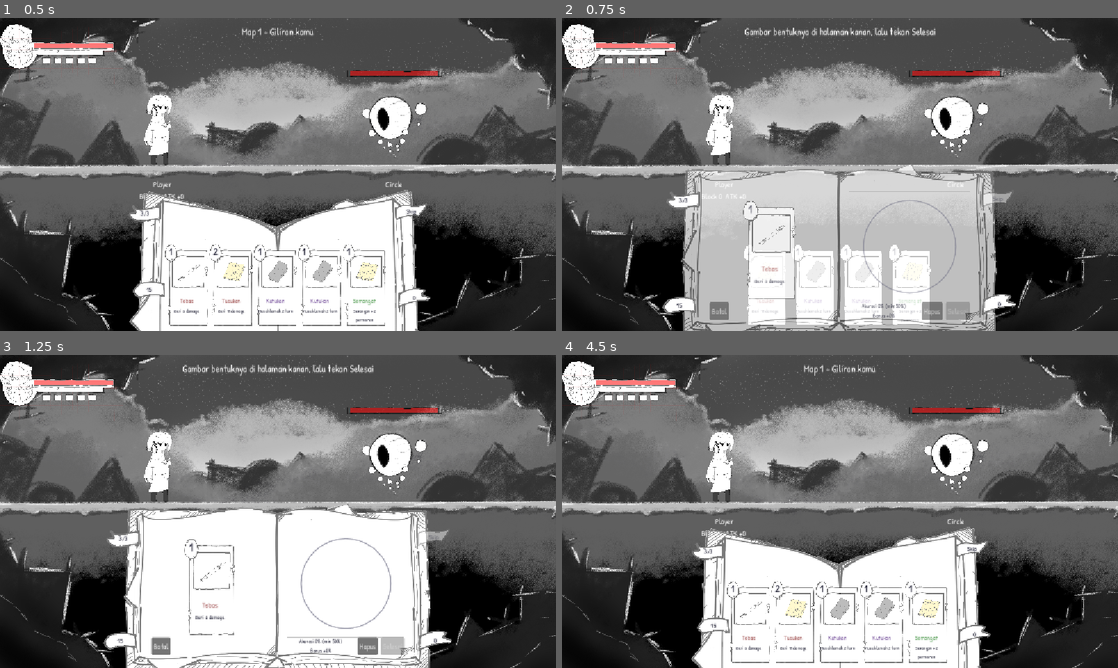
Above: before the commit, frames 1-4 (two rows, left to right).
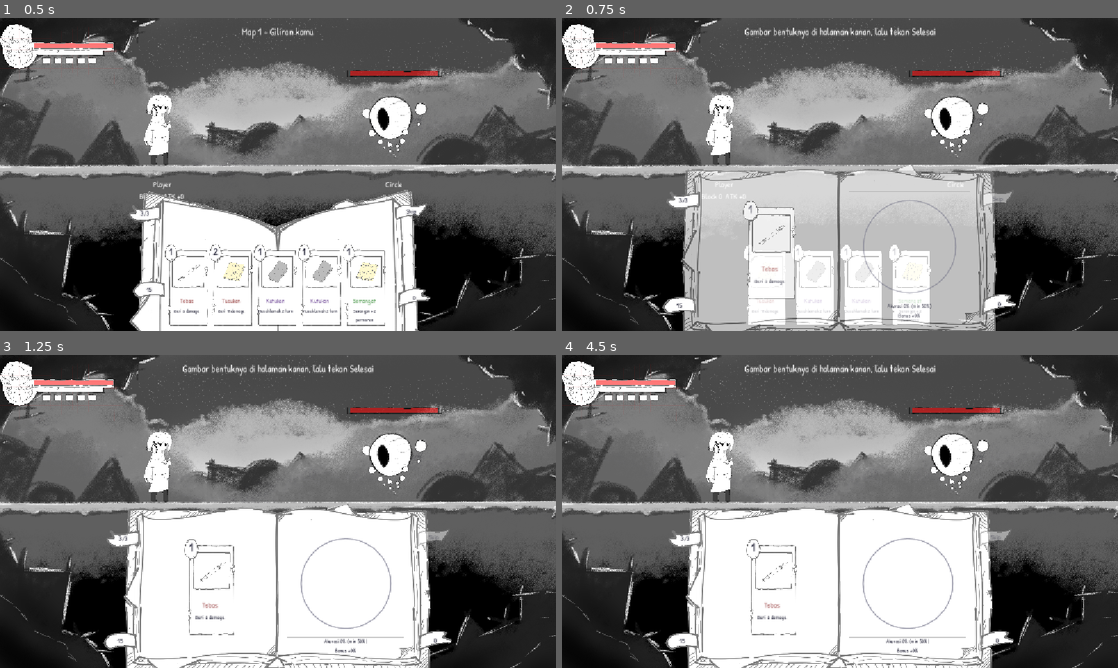
Above: after the commit, the same moments.

Repository: IniKeishaaaa/Fundaventure
Game: Godot game, scene res://battle.tscn
Same seed, same stepped clock (60 frames per second), same inputs: the game is played once before the commit and once after it.
Inputs (mouse positions are in pixels of both pictures, inside the frame that each line leads up to):
- Up to frame 1 (0.5 s): no input
- Up to frame 2 (0.75 s): click (751, 284) at 0.52 s
- Up to frame 3 (1.25 s): no input
- Up to frame 4 (4.5 s): click (767, 621) at 1.27 s; click (812, 621) at 2.02 s; click (862, 621) at 2.77 s; click (912, 621) at 3.52 s; click (723, 646) at 4.25 s, where only the run before the commit has a clickable "Batal"

Frame 1 is identical in both runs. In frame 2, 0.8% of the frame differs, in the area x 26-74%, y 90-97%; in frame 3, 0.8%; in frame 4, 14%, in the area x 18-82%, y 3-100%.

Commit message:
Add files via upload

Diff:
--- a/CardBattle/scripts/Bookui.gd
+++ b/CardBattle/scripts/Bookui.gd
@@ -5,10 +5,10 @@
 # Buku yang selalu ada di layar battle:
 # - Idle            : buku TERTUTUP (Bukuclose.png), di BELAKANG kartu di tangan
 # - Kartu dipilih   : buku TERBUKA (Bukuopen.png). Kiri = kartu yang dipilih, kanan = gambar bentuk
-# - Selesai / Batal : buku menutup lagi
-
-signal confirmed(bonus: float)   # pemain menekan "Selesai". bonus = tambahan damage/block (0.0 - MAX_BONUS)
-signal cancelled                 # pemain menekan "Batal" (kartu kembali ke tangan)
+# - Gambar cukup akurat : kartu otomatis dipakai dan buku menutup lagi
+
+signal confirmed(bonus: float)   # gambar sudah cukup akurat. bonus = tambahan damage/block (0.0 - MAX_BONUS)
+signal cancelled                 # (tidak dipakai lagi, dibiarkan supaya battle.gd tidak error)
 
 signal skip_pressed              # pemain menekan pita 1 (skip turn)
 
@@ -60,8 +60,8 @@
 const GUIDE_COLOR := Color(0.35, 0.35, 0.45, 0.5)
 const LINE_WIDTH := 3.0
 
-# Posisi vertikal baris tombol & label akurasi (persen tinggi buku).
-# Sebelumnya 0.81. Lebih kecil = naik, lebih besar = turun.
+# Posisi vertikal label akurasi (persen tinggi buku).
+# Lebih kecil = naik, lebih besar = turun.
 const BUTTON_ROW_Y := 0.78
 
 # ----- Bonus akurasi -----
@@ -69,21 +69,24 @@
 # Bonus menambah damage kartu ofensif dan block kartu defensif.
 const MAX_BONUS := 0.5        # 0.5 = maksimal +50%
 
+# Jeda (detik) setelah goresan terakhir sebelum gambar yang kurang akurat dihapus otomatis.
+# Selama jeda ini kamu masih bisa menambah goresan (untuk bentuk yang butuh beberapa goresan).
+const AUTO_CLEAR_DELAY := 0.8
+
 # ----- Level kesulitan gambar (mengikuti map: GameAssets.selected_enemy_index) -----
 # shapes : bentuk yang mungkin muncul (dipilih acak)
 # tol    : toleransi jarak goresan dari garis panduan (persen dari ukuran bentuk, makin kecil = makin sulit)
-# need   : akurasi minimum supaya tombol Selesai aktif (0.0 - 1.0)
+# need   : akurasi minimum supaya kartu terpakai (0.0 - 1.0)
 const LEVELS := [
 	{"shapes": ["circle", "square", "triangle"], "tol": 0.24, "need": 0.50},
 	{"shapes": ["diamond", "hexagon", "cross"], "tol": 0.18, "need": 0.60},
 	{"shapes": ["star", "heart", "bolt"], "tol": 0.14, "need": 0.70},
 ]
-# false = bentuk hanya jadi panduan, Selesai aktif asal sudah menggambar sesuatu
+# false = bentuk hanya jadi panduan, kartu terpakai asal sudah menggambar sesuatu
 const REQUIRE_ACCURACY := true
 
 var cards: Array[CardData] = []
 var pad: DrawPad
-var done_button: Button
 var is_open := false
 
 var _closed_book: Control
@@ -91,6 +94,7 @@
 var _score_label: Label
 var _tol_px := 10.0
 var _need := 0.5
+var _clear_token := 0          # penanda timer hapus otomatis (supaya timer lama diabaikan)
 
 var _tabs: Dictionary = {}     # nomor pita -> BookTab
 var _tabs_root: Control
@@ -103,6 +107,8 @@
 # ============================================================
 class DrawPad extends Control:
 	signal changed
+	signal stroke_started    # pemain mulai menggores (klik ditekan)
+	signal stroke_finished   # pemain selesai menggores (klik dilepas)
 
 	var strokes: Array[PackedVector2Array] = []
 	var guide := PackedVector2Array()     # bentuk tertutup (garis panduan)
@@ -112,7 +118,13 @@
 	func _init() -> void:
 		mouse_filter = Control.MOUSE_FILTER_STOP
 		clip_contents = true
-		mouse_exited.connect(func(): _drawing = false)
+		mouse_exited.connect(_on_mouse_exited)
+
+	# Kalau kursor keluar saat menggores, goresan dianggap selesai
+	func _on_mouse_exited() -> void:
+		if _drawing:
+			_drawing = false
+			stroke_finished.emit()
 
 	# points = sudut-sudut bentuk (dalam piksel pad), otomatis ditutup
 	func set_shape(points: PackedVector2Array) -> void:
@@ -133,8 +145,14 @@
 			if event.pressed:
 				_drawing = true
 				strokes.append(PackedVector2Array([_clamp(event.position)]))
+				stroke_started.emit()
 			else:
-				_drawing = false
+				if _drawing:
+					_drawing = false
+					queue_redraw()
+					changed.emit()
+					stroke_finished.emit()
+				return
 			queue_redraw()
 			changed.emit()
 		elif event is InputEventMouseMotion and _drawing and not strokes.is_empty():
@@ -417,6 +435,7 @@
 		return
 	setup()   # jaga-jaga kalau belum dibuat
 	is_open = true
+	_clear_token += 1
 	cards = card_list.duplicate()
 	z_index = OPEN_Z   # buku terbuka tampil di atas kartu
 
@@ -490,6 +509,8 @@
 	pad.position = rp.position
 	pad.size = rp.size
 	pad.changed.connect(_on_pad_changed)
+	pad.stroke_started.connect(_on_stroke_started)
+	pad.stroke_finished.connect(_on_stroke_finished)
 	_open_book.add_child(pad)
 
 	# Pilih bentuk sesuai level (map)
@@ -505,43 +526,16 @@
 	_tol_px = radius * float(cfg["tol"])
 	_need = float(cfg["need"])
 
-	# --- Tombol Batal (kiri bawah) ---
-	var left_row := HBoxContainer.new()
-	left_row.position = Vector2(bs.x * 0.09, bs.y * BUTTON_ROW_Y)
-	left_row.size = Vector2(bs.x * 0.2, 36)
-	_open_book.add_child(left_row)
-
-	var cancel_btn := Button.new()
-	cancel_btn.text = "Batal"
-	cancel_btn.pressed.connect(func(): _close_book(false))
-	left_row.add_child(cancel_btn)
-
-	# --- Kanan bawah: info akurasi + Hapus + Selesai, sejajar di bawah garis halaman kanan ---
-	var right_row := HBoxContainer.new()
-	right_row.position = Vector2(rp.position.x, bs.y * BUTTON_ROW_Y)
-	right_row.size = Vector2(rp.size.x, 36)
-	right_row.add_theme_constant_override("separation", 6)
-	_open_book.add_child(right_row)
-
+	# --- Info akurasi di bawah halaman kanan (tidak ada tombol lagi) ---
 	_score_label = Label.new()
-	_score_label.size_flags_horizontal = Control.SIZE_EXPAND_FILL
+	_score_label.position = Vector2(rp.position.x, bs.y * BUTTON_ROW_Y)
+	_score_label.size = Vector2(rp.size.x, 36)
 	_score_label.horizontal_alignment = HORIZONTAL_ALIGNMENT_CENTER
 	_score_label.vertical_alignment = VERTICAL_ALIGNMENT_CENTER
 	_score_label.add_theme_font_size_override("font_size", 11)
 	_score_label.add_theme_color_override("font_color", INK_COLOR)
 	_score_label.mouse_filter = Control.MOUSE_FILTER_IGNORE
-	right_row.add_child(_score_label)
-
-	var clear_btn := Button.new()
-	clear_btn.text = "Hapus"
-	clear_btn.pressed.connect(func(): pad.clear_all())
-	right_row.add_child(clear_btn)
-
-	done_button = Button.new()
-	done_button.text = "Selesai"
-	done_button.disabled = true
-	done_button.pressed.connect(func(): _close_book(true))
-	right_row.add_child(done_button)
+	_open_book.add_child(_score_label)
 
 	_update_score()
 
@@ -552,6 +546,7 @@
 func _close_book(accepted: bool) -> void:
 	if not is_open:
 		return
+	_clear_token += 1   # batalkan timer hapus otomatis yang masih menunggu
 	var bonus := 0.0
 	if accepted and pad != null:
 		bonus = bonus_for(pad.score(_tol_px), _need)
@@ -562,7 +557,6 @@
 		_open_book.queue_free()
 		_open_book = null
 	pad = null
-	done_button = null
 	_score_label = null
 
 	# Kembali ke buku tertutup
@@ -665,14 +659,37 @@
 	_update_score()
 
 
+# Mulai goresan baru: batalkan timer hapus otomatis yang sedang menunggu
+func _on_stroke_started() -> void:
+	_clear_token += 1
+
+
+# Goresan selesai: kalau sudah cukup akurat kartu langsung dipakai,
+# kalau belum, gambar dihapus otomatis setelah jeda (kecuali ada goresan baru).
+func _on_stroke_finished() -> void:
+	if not is_open or pad == null:
+		return
+	var sc := pad.score(_tol_px)
+	var ok := not pad.strokes.is_empty()
+	if REQUIRE_ACCURACY:
+		ok = ok and sc >= _need
+	if ok:
+		_close_book(true)
+		return
+	_clear_token += 1
+	var token := _clear_token
+	await get_tree().create_timer(AUTO_CLEAR_DELAY).timeout
+	if token != _clear_token or not is_open or pad == null:
+		return
+	pad.clear_all()
+
+
 func _update_score() -> void:
-	if pad == null or done_button == null:
+	if pad == null or _score_label == null:
 		return
 	var sc := pad.score(_tol_px)
 	var bonus := bonus_for(sc, _need)
 	if REQUIRE_ACCURACY:
 		_score_label.text = "Akurasi %d%% (min %d%%)\nBonus +%d%%" % [roundi(sc * 100.0), roundi(_need * 100.0), roundi(bonus * 100.0)]
-		done_button.disabled = pad.strokes.is_empty() or sc < _need
 	else:
 		_score_label.text = "Akurasi %d%%\nBonus +%d%%" % [roundi(sc * 100.0), roundi(bonus * 100.0)]
-		done_button.disabled = pad.strokes.is_empty()
